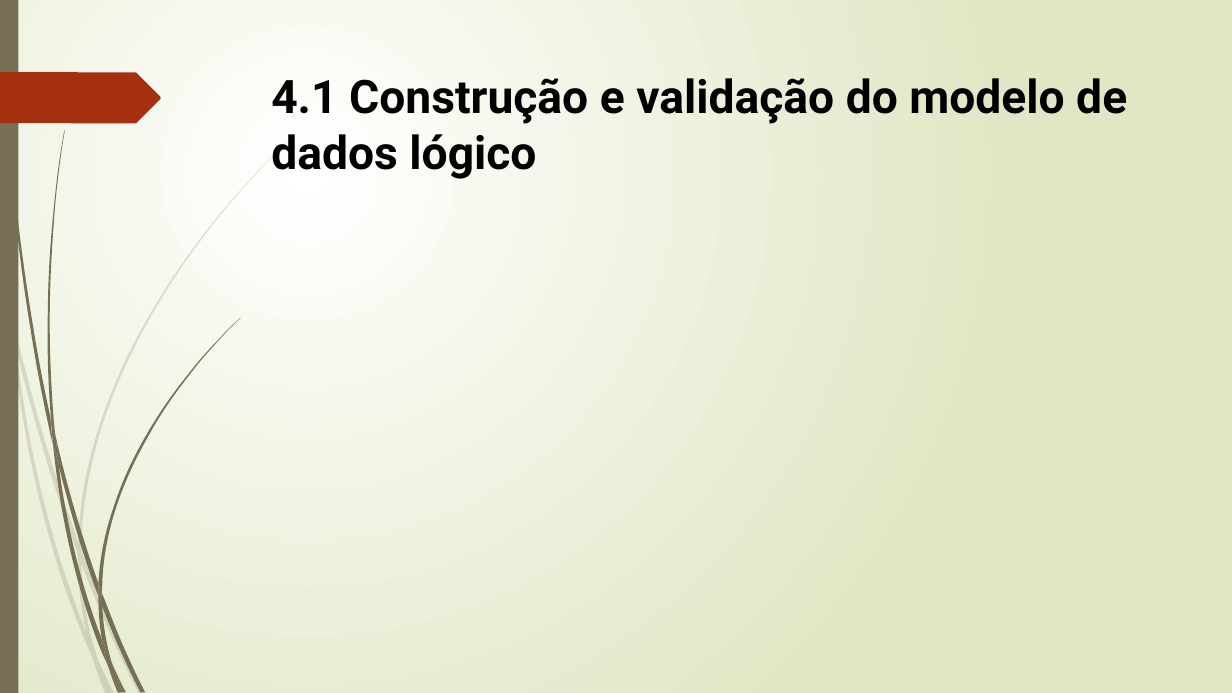
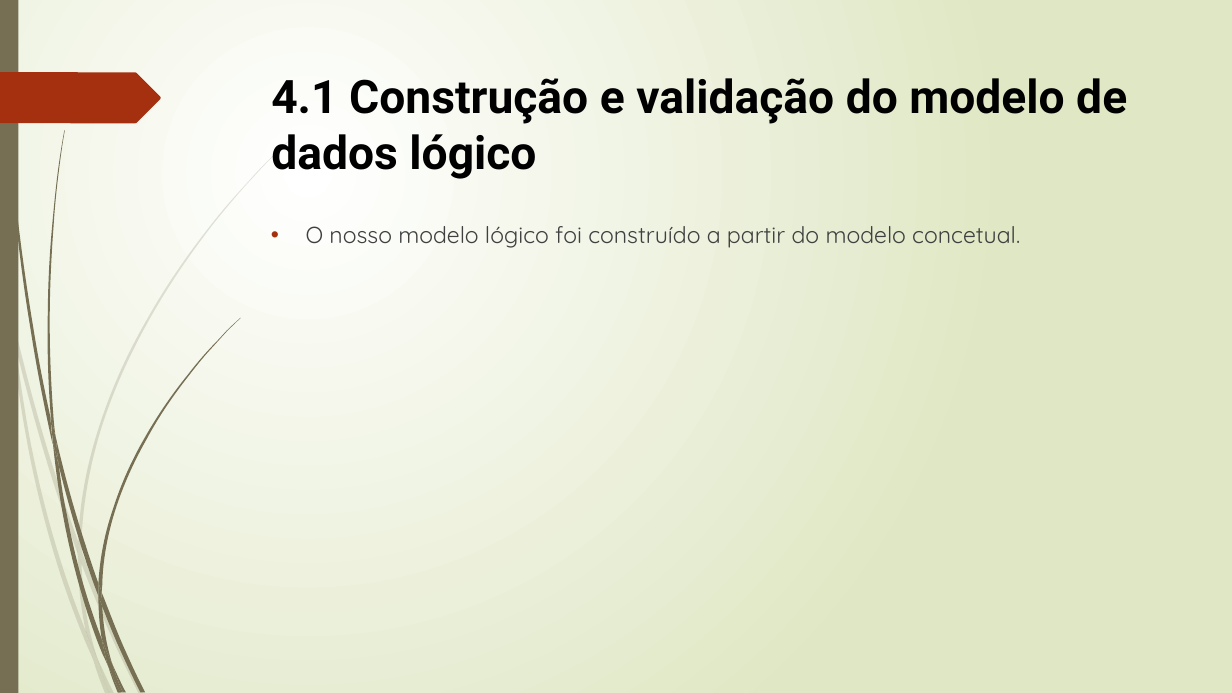
Before and after one commit to Lucenix/BD-TP, a slide deck: slide 40 of Apresentação1.pptx. Drawn at 1232x693 pixels with LibreOffice and Linux fonts; fonts in the diff are those of the drawing. Boxes give left, top, right and bottom in pixels: in the first picture for what was removed or moved away, otherwise in the second. Text is boxed around its words. In the diff, an @@ line names an element or a change of style, - is before the commit and + after.

Commit message:
não

```diff
--- a/Apresentação1.pptx
+++ b/Apresentação1.pptx
@@ text added at <box>306,226,1020,248</box>, 18 pt, text #404040 @@
+• O nosso modelo lógico foi construído a partir do modelo concetual.
```
Also in this commit, not shown: 1 other slide changed.
